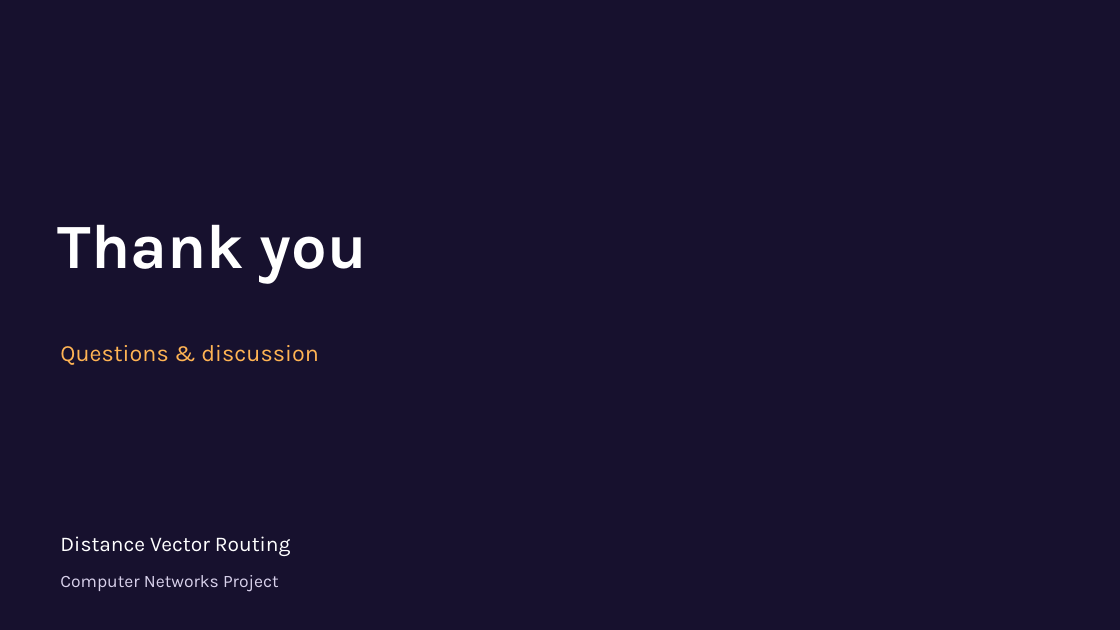
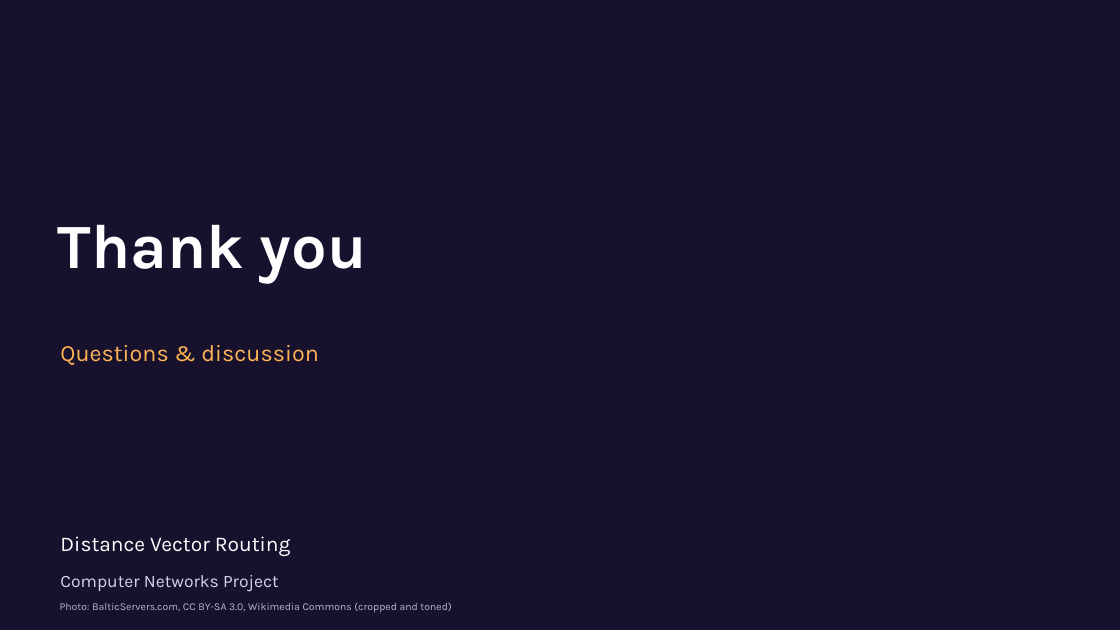
Before and after one commit to ShreeyaBhatt/Distance_Vector_Routing_Packet_Tracer, a slide deck: slide 5 of Distance_Vector_Routing.pptx. Drawn at 1120x630 pixels with LibreOffice and Linux fonts; fonts in the diff are those of the drawing; background and template pictures are left out. Boxes give left, top, right and bottom in pixels: in the first picture for what was removed or moved away, otherwise in the second. Text is boxed around its words. In the diff, an @@ line names an element or a change of style, - is before the commit and + after.

Commit message:
Use real photos in the deck and add viva Q&A guide
Replace the cover and closing images with credited CC BY-SA photographs
of network hardware. Add a PDF of viva and conceptual questions and
answers for the project.

```diff
--- a/Distance_Vector_Routing.pptx
+++ b/Distance_Vector_Routing.pptx
@@ text added at (60,602,451,613), 9 pt, text #B9B1D6 @@
+Photo: BalticServers.com, CC BY-SA 3.0, Wikimedia Commons (cropped and toned)
```
Also in this commit, not shown: 1 other slide changed, 1 other file.
